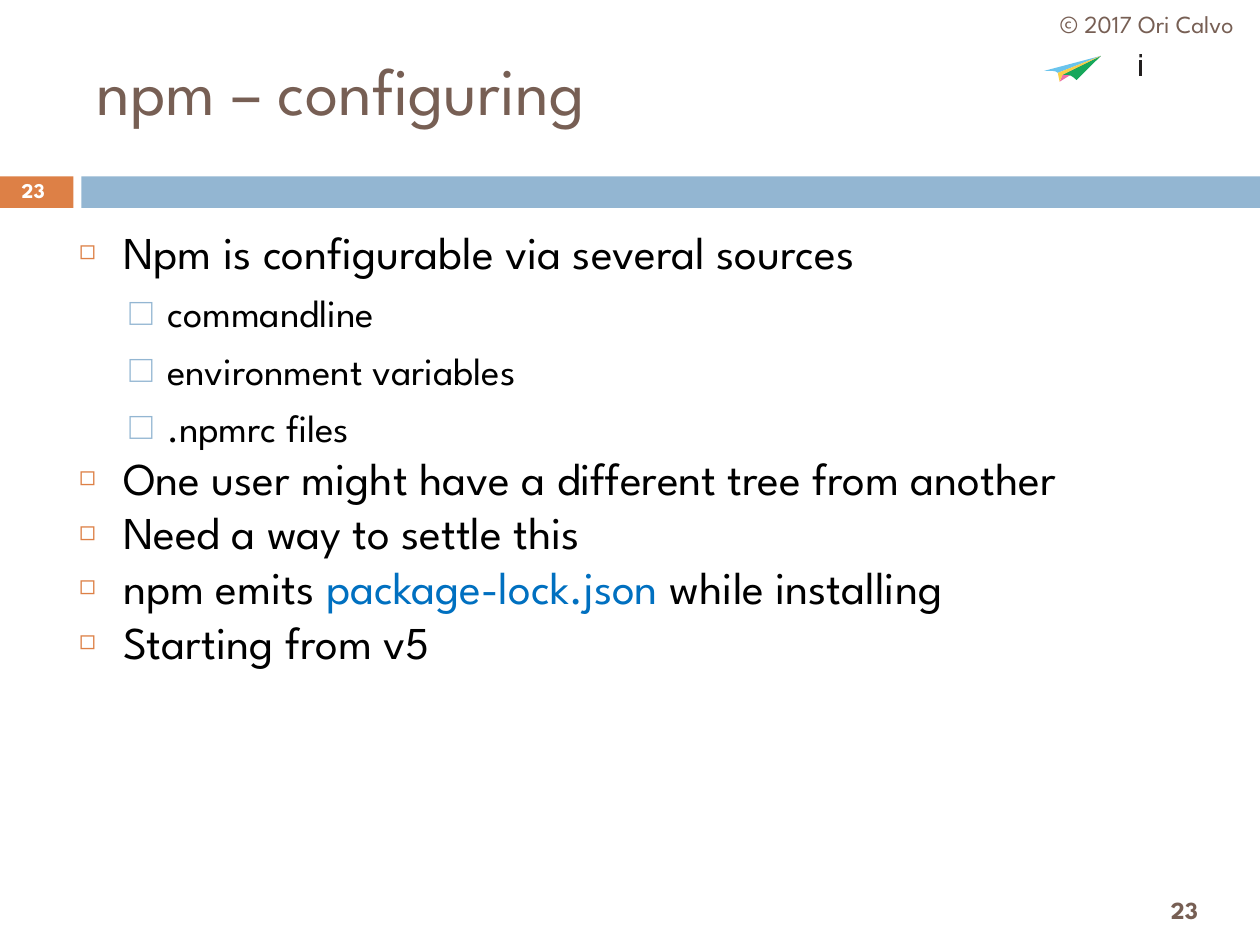
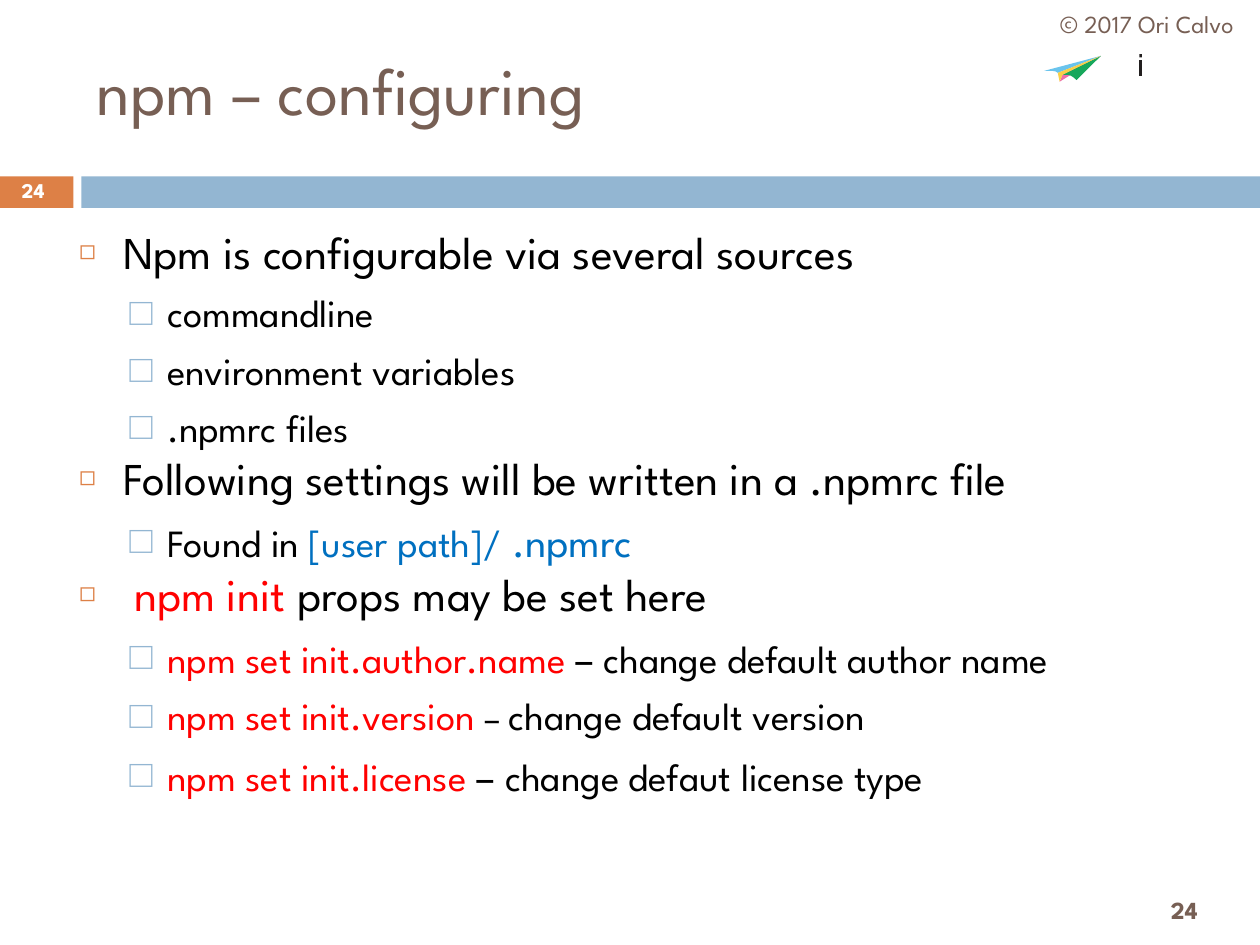
Before and after one commit to oricalvo/course-nodejs, a slide deck: slide 24 of 02 Package Management.pptx (slide 23 before the commit). Drawn at 1260x945 pixels with LibreOffice and Linux fonts; fonts in the diff are those of the drawing; background and template pictures are left out. Boxes give left, top, right and bottom in pixels: in the first picture for what was removed or moved away, otherwise in the second. Text is boxed around its words. In the diff, an @@ line names an element or a change of style, - is before the commit and + after.

Commit message:
Package management done

```diff
--- a/02 Package Management.pptx
+++ b/02 Package Management.pptx
@@ text at [22,184,45,198]: text changed @@
-23
+24
@@ text at [123,449,1048,800]: text changed; size 26 to 22 pt @@
-◻ One user might have a different tree from another
-◻ Need a way to settle this
-◻ npm emits package-lock.json while installing
-◻ Starting from v5
+◻ Following settings will be written in a .npmrc file
+  ⬜ Found in [user path]/ .npmrc
+◻ npm init props may be set here
+  ⬜ npm set init.author.name – change default author name
+  ⬜ npm set init.version – change default version
+  ⬜ npm set init.license – change defaut license type
@@ page number at [1171,902,1198,919]: text changed @@
-23
+24
```
Also in this commit, not shown: 6 other slides changed, 2 slides added.
